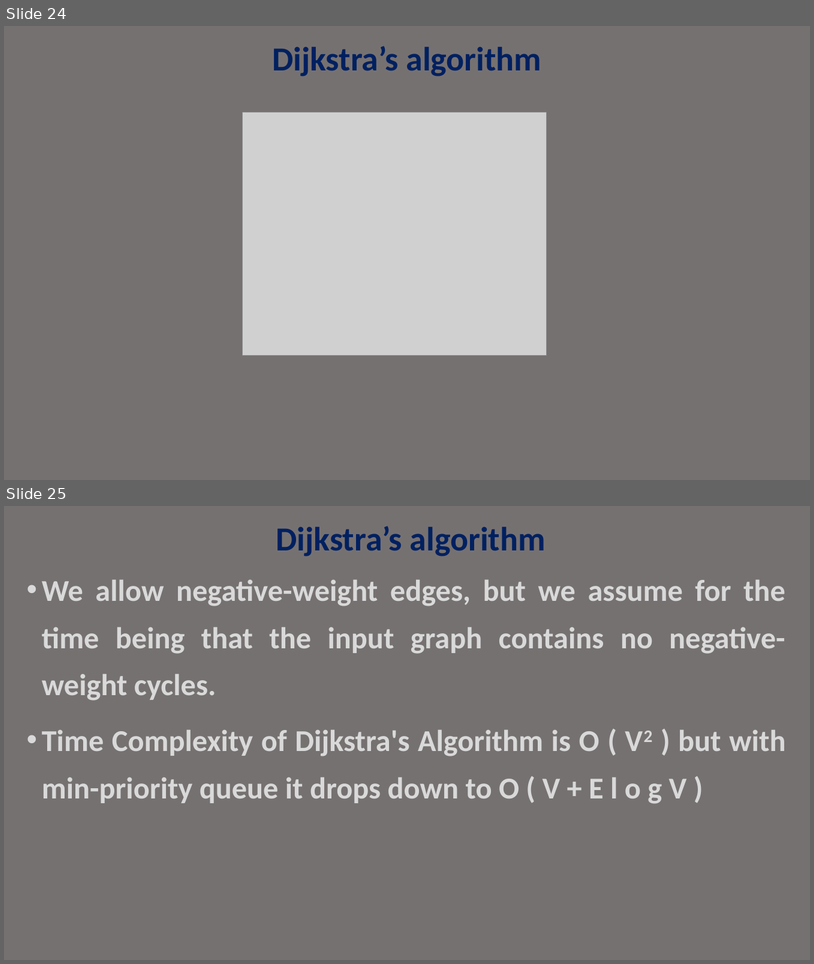
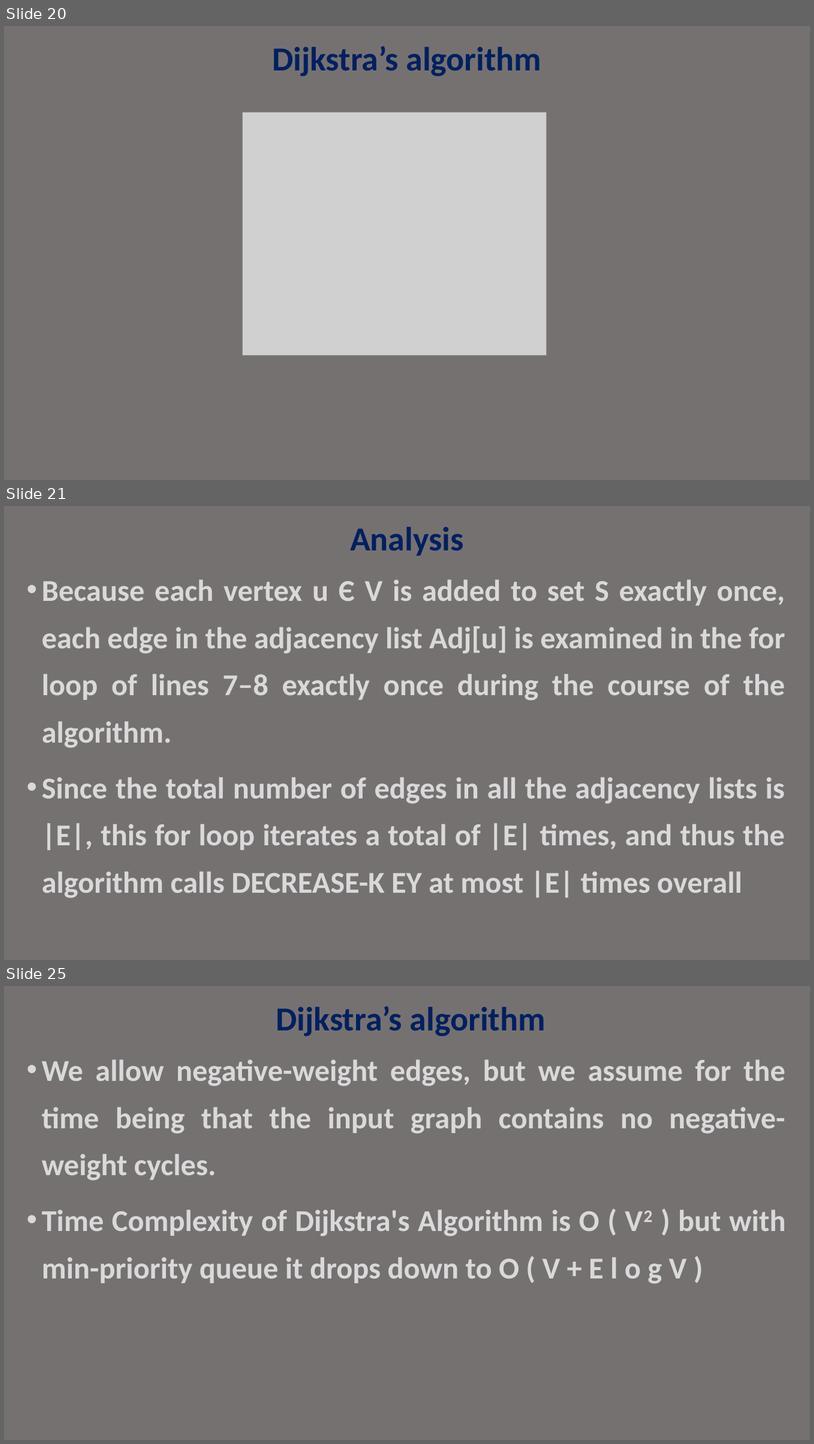
Before and after one commit to janakimeena/Old_Repo_22, a slide deck: Ex11a/dijkstra.pptx. Shown one above the other, each under a label of ours: slides 24 and 25 before the commit, slides 20, 21 and 25 after it; the slides between them are not shown. The pictures are 814x964 and 814x1444 pixels, drawn with LibreOffice and Linux fonts; fonts in the diff are those of the drawing; grey boxes stand for pictures. Boxes give left, top, right and bottom in pixels: in the first picture for what was removed or moved away, otherwise in the second. Text is boxed around its words. In the diff, an @@ line names an element or a change of style, - is before the commit and + after.

```diff
--- a/Ex11a/dijkstra.pptx
+++ b/Ex11a/dijkstra.pptx
@@ slide 21 added at box(4, 506, 810, 960), background #767171 @@
@@ title added at box(350, 527, 464, 556), 40 pt, text #002060, bold @@
+Analysis
@@ text added at box(42, 580, 786, 898), 36 pt, text #D9D9D9, bold @@
+• Because each vertex u Є V is added to set S exactly once, each edge in the adjacency list Adj[u] is examined in the for loop of lines 7–8 exactly once during the course of the algorithm.
+• Since the total number of edges in all the adjacency lists is |E|, this for loop iterates a total of |E| times, and thus the algorithm calls DECREASE-K EY at most |E| times overall
@@ what was slide 24 is now slide 20 @@
```
Also in this commit, not shown: 2 slides changed, 28 other slides added, 2 slides removed, 1 other file.
